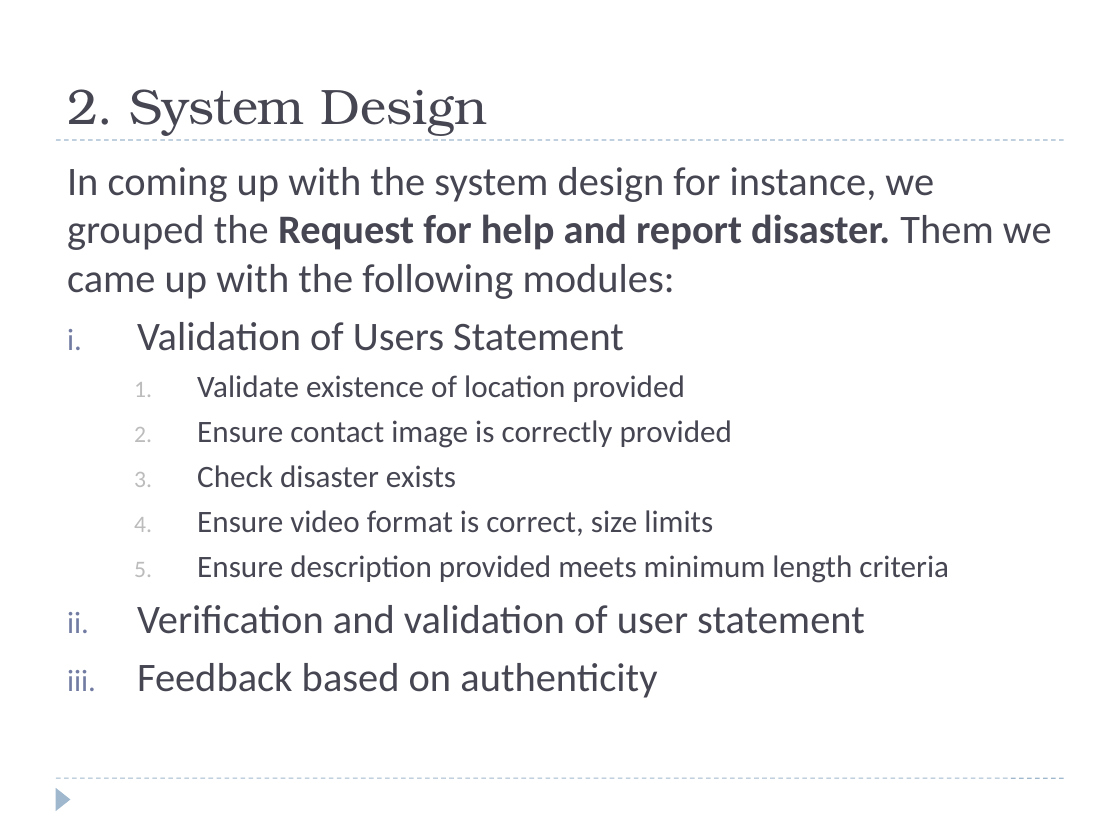
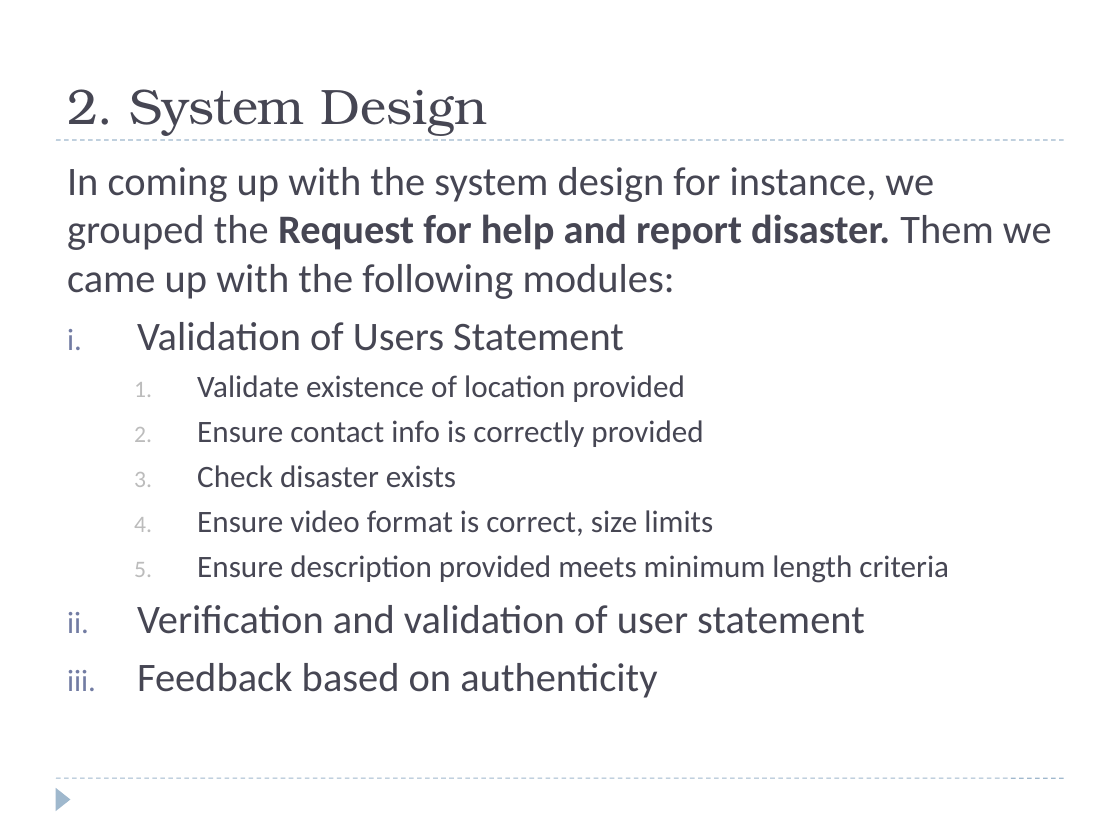
Before and after one commit to JIM440/CEF440-group-22, a slide deck: slide 4 of Task 4/Group_22.pptx. Drawn at 1120x840 pixels with LibreOffice and Linux fonts; fonts in the diff are those of the drawing. Boxes give left, top, right and bottom in pixels: in the first picture for what was removed or moved away, otherwise in the second. Text is boxed around its words. In the diff, an @@ line names an element or a change of style, - is before the commit and + after.

```diff
--- a/Task 4/Group_22.pptx
+++ b/Task 4/Group_22.pptx
@@ text at <box>197,420,703,447</box>: text changed @@
-    2. Ensure contact image is correctly provided
+    2. Ensure contact info is correctly provided
```
Also in this commit, not shown: 2 other files.
